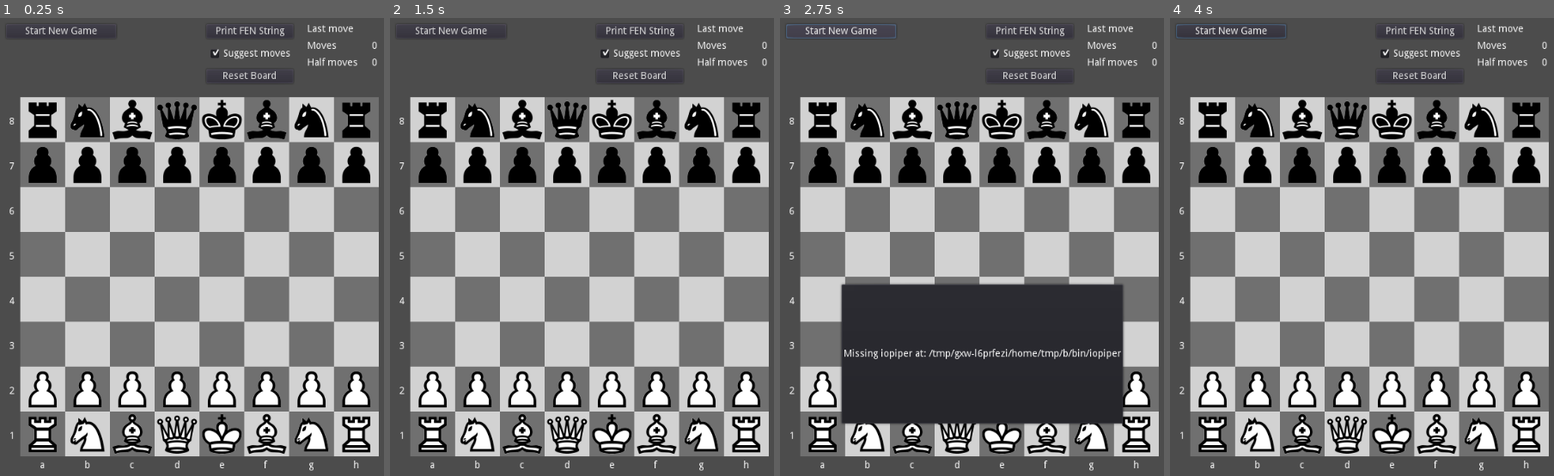
Above: before the commit, frames 1-4 (left to right).
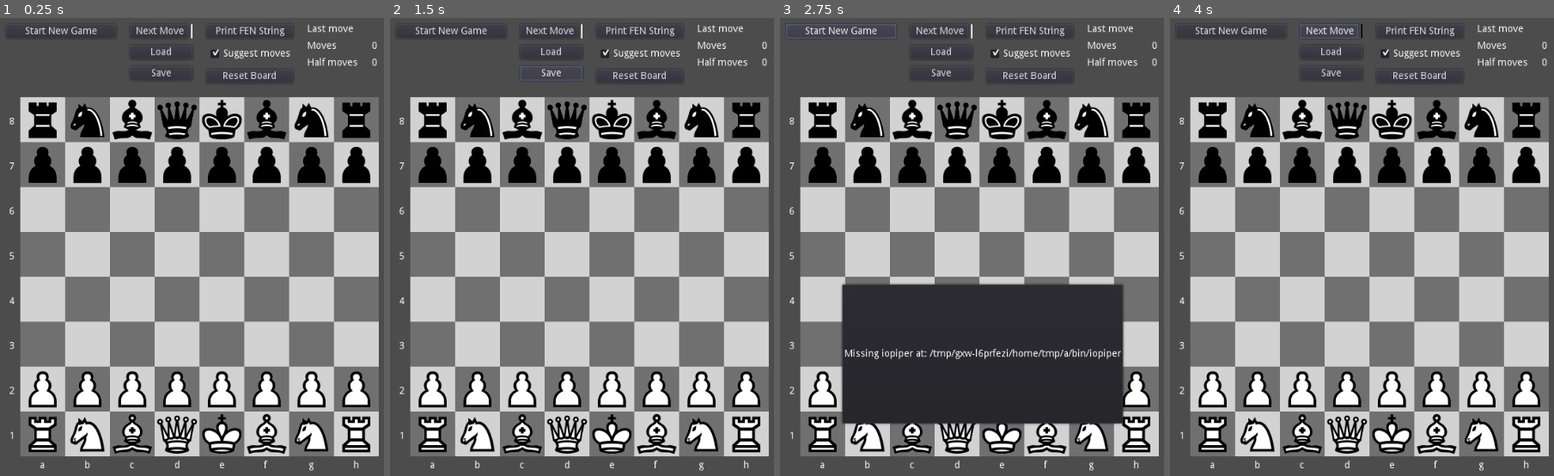
Above: after the commit, the same moments.

Repository: andrew-wilkes/godot-chess
Game: Godot game, scene res://Main.tscn
The game is run twice, just before and just after one commit, with the same random seed, the same clock (stepped at 60 frames per second) and the same inputs.
Inputs (mouse positions are in pixels of both pictures, inside the frame that each line leads up to):
- Up to frame 1 (0.25 s): no input
- Up to frame 2 (1.5 s): click (551, 54) at 0.5 s, where only the run after the commit has a clickable "Load"; click (551, 72) at 1.25 s, where only the run after the commit has a clickable "Save"
- Up to frame 3 (2.75 s): click "Start New Game" at 2 s
- Up to frame 4 (4 s): click "Start New Game" at 2.75 s; click (1327, 31) at 3.5 s, where only the run after the commit has a clickable "Next Move"

The runs differ from the first frame. In frame 1, 0.2% of the frame differs, in the area x 34-51%, y 1-13%; in frame 2, 0.3%; in frame 3, 0.8%, in the area x 15-75%, y 1-89%; in frame 4, 0.4%.

Commit message:
Allow engine to start game

Diff:
--- a/src/Main.gd
+++ b/src/Main.gd
@@ -7,6 +7,7 @@
 var moves: PoolStringArray
 var fen = "test"
 var show_suggested_move = true
+var white_next = true
 
 enum { IDLE, CONNECTING, STARTING, PLAYER_TURN, ENGINE_TURN, PLAYER_WIN, ENGINE_WIN } # states
 var state = IDLE
@@ -61,7 +62,10 @@
 			match event:
 				DONE:
 					if msg == "readyok":
-						state = PLAYER_TURN
+						if white_next:
+							state = PLAYER_TURN
+						else:
+							prompt_engine()
 				ERROR:
 					alert("Lost connection to Chess Engine!")
 					state = IDLE
@@ -72,14 +76,8 @@
 				MOVE:
 					ponder()
 					# msg should contain the player move
-					if fen == "":
-						engine.send_packet("position startpos moves " + msg)
-					else:
-						fen = board.get_fen("b")
-						engine.send_packet("position fen %s moves %s" % [fen, msg])
 					show_last_move(msg)
-					engine.send_packet("go movetime 1000")
-					state = ENGINE_TURN
+					prompt_engine(msg)
 		ENGINE_TURN:
 			match event:
 				DONE:
@@ -101,6 +99,16 @@
 				DONE:
 					print("Engine won")
 					state = IDLE
+
+
+func prompt_engine(move = ""):
+	if fen == "":
+		engine.send_packet("position startpos moves " + move)
+	else:
+		fen = board.get_fen("b")
+		engine.send_packet("position fen %s moves %s" % [fen, move])
+	engine.send_packet("go movetime 1000")
+	state = ENGINE_TURN
 
 
 func stow_taken_piece(p: Piece):
@@ -314,3 +322,16 @@
 
 func _on_Reset_button_down():
 	reset_board()
+
+
+func _on_Flip_button_down():
+	white_next = !white_next
+	$VBox/HBox/Menu/Next/Color.color = Color.white if white_next else Color.black
+
+
+func _on_Load_button_down():
+	pass # Replace with function body.
+
+
+func _on_Save_button_down():
+	pass # Replace with function body.
--- a/src/Main.tscn
+++ b/src/Main.tscn
@@ -1,9 +1,11 @@
-[gd_scene load_steps=5 format=2]
+[gd_scene load_steps=6 format=2]
 
 [ext_resource path="res://Board.tscn" type="PackedScene" id=1]
 [ext_resource path="res://Main.gd" type="Script" id=2]
 [ext_resource path="res://Alert.tscn" type="PackedScene" id=3]
 [ext_resource path="res://engine/Engine.tscn" type="PackedScene" id=4]
+
+[sub_resource type="ImageTexture" id=1]
 
 [node name="Main" type="MarginContainer"]
 anchor_right = 1.0
@@ -20,18 +22,18 @@
 [node name="VBox" type="VBoxContainer" parent="."]
 margin_left = 20.0
 margin_top = 20.0
-margin_right = 580.0
+margin_right = 601.0
 margin_bottom = 960.0
 custom_constants/separation = 20
 
 [node name="HBox" type="HBoxContainer" parent="VBox"]
-margin_right = 560.0
-margin_bottom = 84.0
+margin_right = 581.0
+margin_bottom = 88.0
 custom_constants/separation = 20
 
 [node name="VBox" type="VBoxContainer" parent="VBox/HBox"]
 margin_right = 157.0
-margin_bottom = 84.0
+margin_bottom = 88.0
 custom_constants/separation = 20
 
 [node name="Start" type="Button" parent="VBox/HBox/VBox"]
@@ -56,16 +58,48 @@
 margin_bottom = 14.0
 text = "e6e5"
 
-[node name="Spacer" type="Control" parent="VBox/HBox"]
+[node name="Menu" type="VBoxContainer" parent="VBox/HBox"]
 margin_left = 177.0
-margin_right = 266.0
-margin_bottom = 84.0
+margin_right = 287.0
+margin_bottom = 88.0
 size_flags_horizontal = 3
+custom_constants/separation = 10
+
+[node name="Next" type="HBoxContainer" parent="VBox/HBox/Menu"]
+margin_right = 110.0
+margin_bottom = 20.0
+
+[node name="Flip" type="Button" parent="VBox/HBox/Menu/Next"]
+margin_right = 83.0
+margin_bottom = 20.0
+rect_pivot_offset = Vector2( -238.46, 107 )
+text = "Next Move"
+icon = SubResource( 1 )
+
+[node name="Color" type="ColorRect" parent="VBox/HBox/Menu/Next"]
+margin_left = 87.0
+margin_right = 110.0
+margin_bottom = 20.0
+size_flags_horizontal = 3
+
+[node name="Load" type="Button" parent="VBox/HBox/Menu"]
+margin_top = 30.0
+margin_right = 110.0
+margin_bottom = 50.0
+rect_pivot_offset = Vector2( -238.46, 107 )
+text = "Load"
+
+[node name="Save" type="Button" parent="VBox/HBox/Menu"]
+margin_top = 60.0
+margin_right = 110.0
+margin_bottom = 80.0
+rect_pivot_offset = Vector2( -238.46, 107 )
+text = "Save"
 
 [node name="Options" type="VBoxContainer" parent="VBox/HBox"]
-margin_left = 286.0
-margin_right = 410.0
-margin_bottom = 84.0
+margin_left = 307.0
+margin_right = 431.0
+margin_bottom = 88.0
 custom_constants/separation = 10
 
 [node name="Fen" type="Button" parent="VBox/HBox/Options"]
@@ -87,9 +121,9 @@
 text = "Reset Board"
 
 [node name="Grid" type="GridContainer" parent="VBox/HBox"]
-margin_left = 430.0
-margin_right = 560.0
-margin_bottom = 84.0
+margin_left = 451.0
+margin_right = 581.0
+margin_bottom = 88.0
 custom_constants/vseparation = 10
 custom_constants/hseparation = 20
 columns = 2
@@ -132,30 +166,30 @@
 [node name="Board" parent="VBox" instance=ExtResource( 1 )]
 anchor_right = 0.0
 anchor_bottom = 0.0
-margin_top = 104.0
-margin_right = 560.0
-margin_bottom = 404.0
+margin_top = 108.0
+margin_right = 581.0
+margin_bottom = 408.0
 rect_min_size = Vector2( 300, 300 )
 custom_constants/margin_right = 20
 
 [node name="Spacer" type="Control" parent="VBox"]
-margin_top = 424.0
-margin_right = 560.0
-margin_bottom = 434.0
+margin_top = 428.0
+margin_right = 581.0
+margin_bottom = 438.0
 rect_min_size = Vector2( 0, 10 )
 
 [node name="BlackPieces" type="GridContainer" parent="VBox"]
-margin_top = 454.0
-margin_right = 560.0
-margin_bottom = 687.0
+margin_top = 458.0
+margin_right = 581.0
+margin_bottom = 689.0
 size_flags_vertical = 3
 custom_constants/vseparation = 5
 custom_constants/hseparation = 5
 columns = 8
 
 [node name="WhitePieces" type="GridContainer" parent="VBox"]
-margin_top = 707.0
-margin_right = 560.0
+margin_top = 709.0
+margin_right = 581.0
 margin_bottom = 940.0
 size_flags_vertical = 3
 custom_constants/vseparation = 5
@@ -175,6 +209,9 @@
 size_flags_horizontal = 5
 size_flags_vertical = 5
 [connection signal="button_down" from="VBox/HBox/VBox/Start" to="." method="_on_Start_button_down"]
+[connection signal="button_down" from="VBox/HBox/Menu/Next/Flip" to="." method="_on_Flip_button_down"]
+[connection signal="button_down" from="VBox/HBox/Menu/Load" to="." method="_on_Load_button_down"]
+[connection signal="button_down" from="VBox/HBox/Menu/Save" to="." method="_on_Save_button_down"]
 [connection signal="button_down" from="VBox/HBox/Options/Fen" to="." method="_on_Fen_button_down"]
 [connection signal="toggled" from="VBox/HBox/Options/CheckBox" to="." method="_on_CheckBox_toggled"]
 [connection signal="button_down" from="VBox/HBox/Options/Reset" to="." method="_on_Reset_button_down"]
